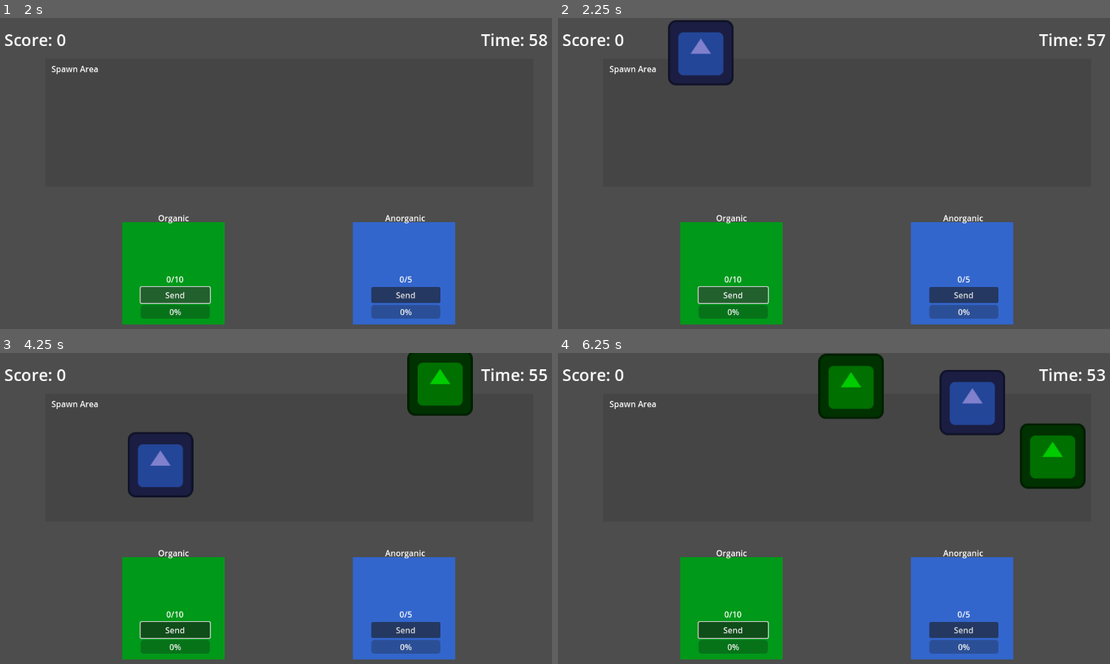
Above: before the commit, frames 1-4 (two rows, left to right).
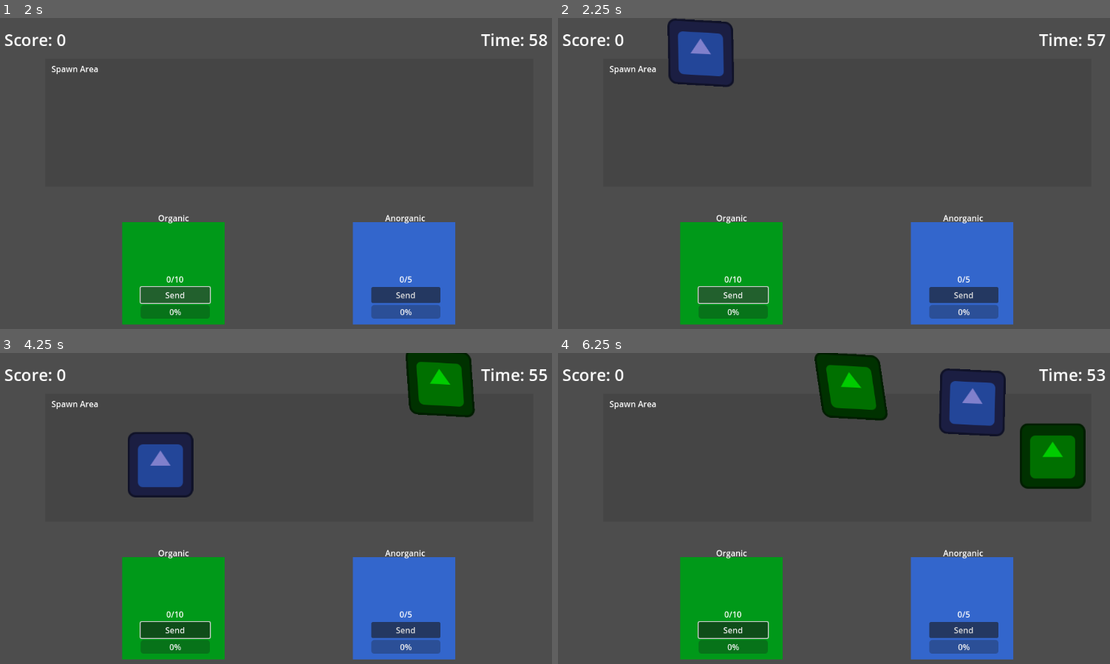
Above: after the commit, the same moments.

Repository: galih9/godot-trash
Game: Godot game, scene res://main.tscn
The game is run twice, just before and just after one commit, with the same random seed, the same clock (stepped at 60 frames per second) and the same inputs. The engine's default icon, where the game draws it, is replaced by a stand-in: a white triangle on a blue panel in a dark square.
Inputs (mouse positions are in pixels of both pictures, inside the frame that each line leads up to):
- Up to frame 1 (2 s): click "Send" at 0.5 s; click "Send" at 1.25 s
- Up to frame 2 (2.25 s): click "Send" at 2 s
- Up to frame 3 (4.25 s): move the mouse to (171, 608) at 2.77 s; click (171, 608) at 2.92 s; tap Enter at 3.5 s; move the mouse to (402, 608) at 3.52 s; click (402, 608) at 3.67 s
- Up to frame 4 (6.25 s): move the mouse to (718, 464) at 4.27 s; click (718, 464) at 4.42 s; move the mouse to (1054, 455) at 5.02 s; click (1054, 455) at 5.17 s; tap Space at 5.75 s; move the mouse to (1021, 567) at 5.77 s; click (1021, 567) at 5.92 s

Frame 1 is identical in both runs. In frame 2, 0.2% of the frame differs, in the area x 19-32%, y 0-23%; in frame 3, 0.2%; in frame 4, 0.6%, in the area x 46-82%, y 0-27%.

Commit message:
add swaying effect

Diff:
--- a/trash/TrashItem.gd
+++ b/trash/TrashItem.gd
@@ -11,6 +11,30 @@
 	else:
 		modulate = Color(0.5, 0.5, 0.8) # Blue-ish for Anorganic
 
+	# Setup Sway Shader
+	var shader = load("res://trash/sway.gdshader")
+	if shader:
+		var mat = ShaderMaterial.new()
+		mat.shader = shader
+		$Sprite2D.material = mat
+
+var prev_pos = Vector2.ZERO
+var velocity = Vector2.ZERO
+
+func _process(delta):
+	# Calculate velocity for sway effect
+	var current_pos = global_position
+	if delta > 0:
+		var raw_velocity = (current_pos - prev_pos) / delta
+		# Smooth it out
+		velocity = velocity.lerp(raw_velocity, 15.0 * delta)
+
+		# Apply to shader
+		if $Sprite2D.material:
+			$Sprite2D.material.set_shader_parameter("motion", velocity)
+
+	prev_pos = current_pos
+
 func _on_input_event(viewport, event, _shape_idx):
 	if event is InputEventMouseButton:
 		if event.button_index == MOUSE_BUTTON_LEFT and event.pressed:
--- /dev/null
+++ b/trash/sway.gdshader
@@ -0,0 +1,19 @@
+shader_type canvas_item;
+
+uniform vec2 motion = vec2(0.0);
+uniform float sway_intensity = 0.0001; // Reduced intensity to prevent excessive distortion
+
+void vertex() {
+	// Skew the sprite based on movement direction
+
+	// motion.x * VERTEX.y:
+	// If motion.x > 0 (Right), Vertical parts should lag.
+	// Top (y < 0): motion.x * y is Negative. shifts Left. Correct.
+	// Bottom (y > 0): motion.x * y is Positive. shifts Right. Correct (it "leads" or the top lags).
+
+	float skew_x = motion.x * VERTEX.y;
+	float skew_y = motion.y * VERTEX.x;
+
+	VERTEX.x += skew_x * sway_intensity;
+	VERTEX.y += skew_y * sway_intensity;
+}
